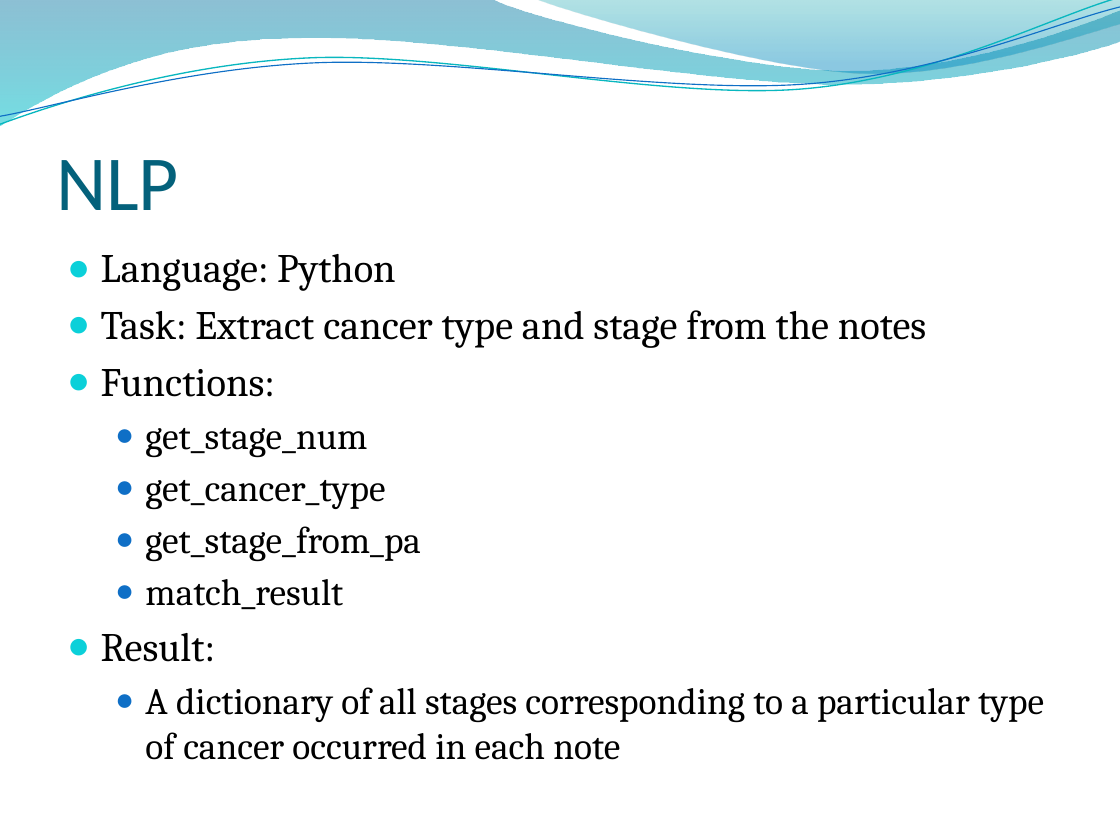
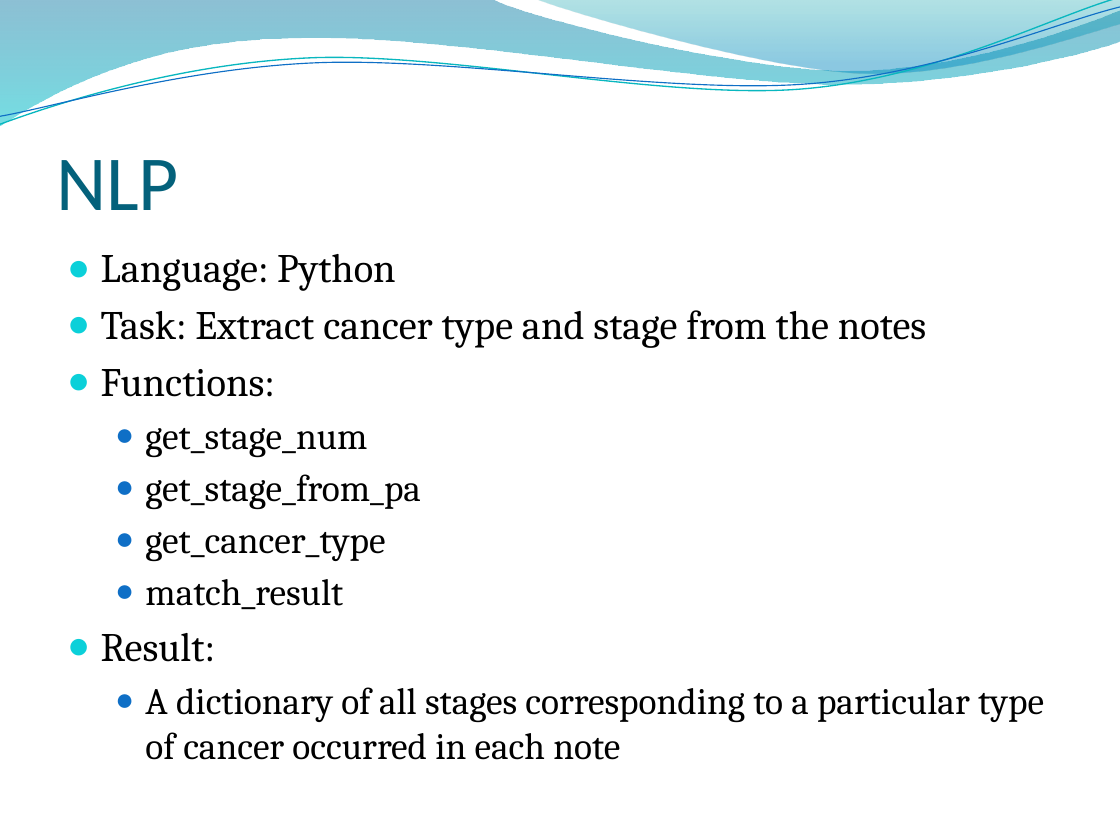
Before and after one commit to leoliu1221/EDW_intern, a slide deck: slide 4 of colon2Filter.pptx. Drawn at 1120x840 pixels with LibreOffice and Linux fonts; fonts in the diff are those of the drawing; background and template pictures are left out. Boxes give left, top, right and bottom in pixels: in the first picture for what was removed or moved away, otherwise in the second. Text is boxed around its words. In the diff, an @@ line names an element or a change of style, - is before the commit and + after.

```diff
--- a/colon2Filter.pptx
+++ b/colon2Filter.pptx
@@ text at (145, 474, 421, 510): paragraph added @@
+  ● get_stage_from_pa
@@ text at (145, 526, 421, 562): paragraph removed @@
-  ● get_stage_from_pa
```
Also in this commit, not shown: 6 other slides changed, 4 slides added, 2 slides removed, 1 other file.
